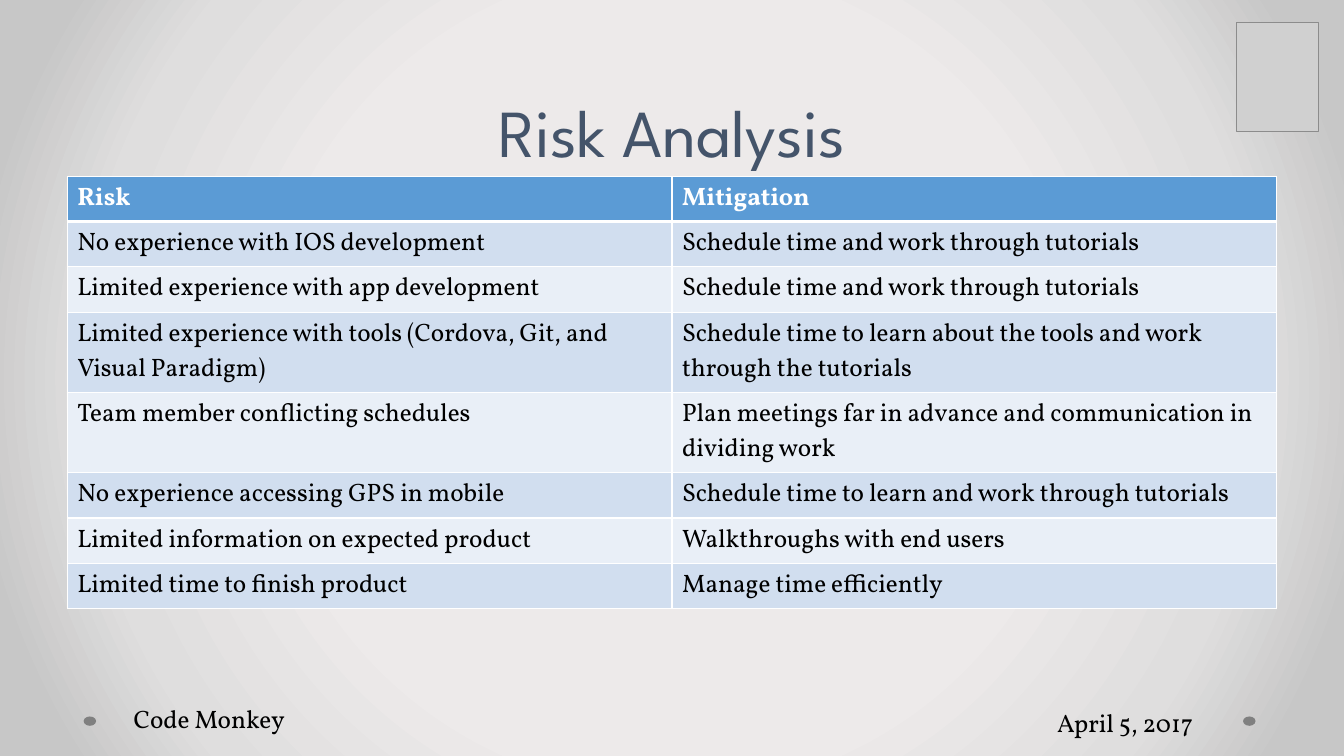
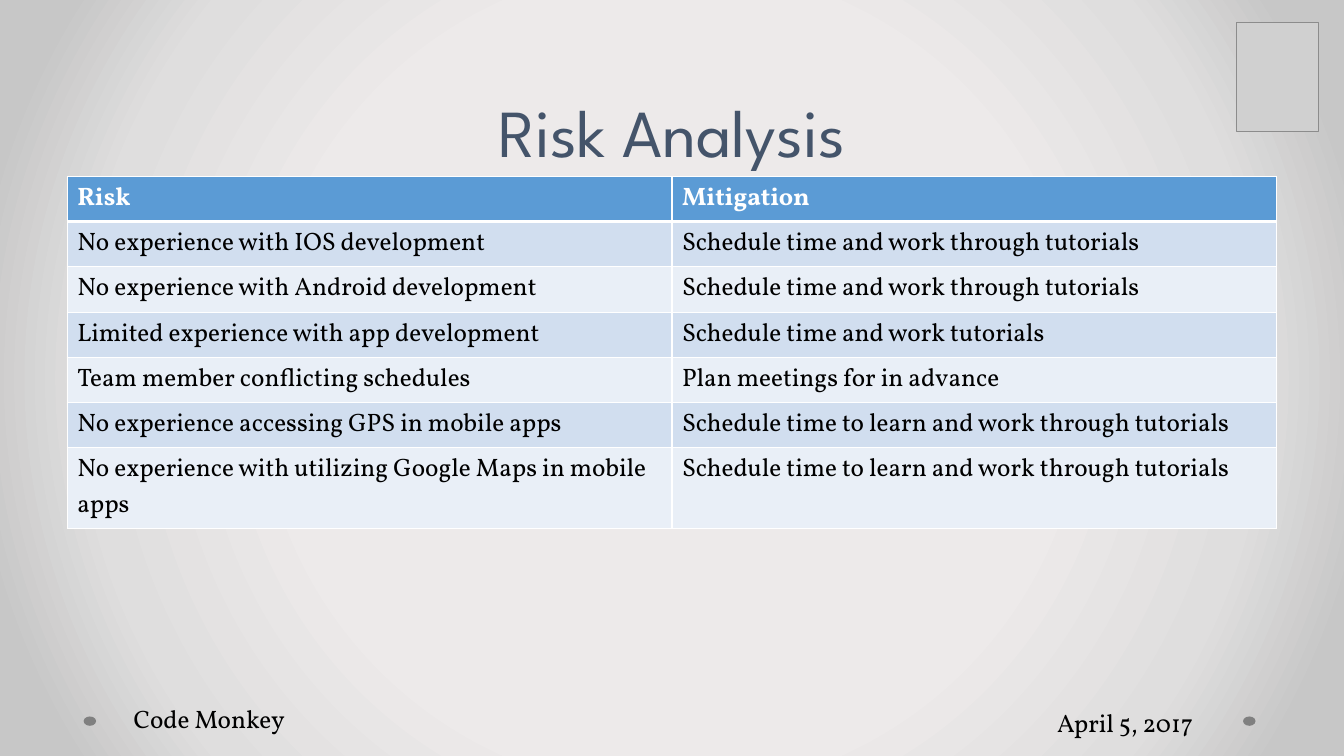
Before and after one commit to falsabhan/D.Eco, a slide deck: slide 6 of Presentation1.pptx. Drawn at 1344x756 pixels with LibreOffice and Linux fonts; fonts in the diff are those of the drawing; grey boxes stand for pictures. Boxes give left, top, right and bottom in pixels: in the first picture for what was removed or moved away, otherwise in the second. Text is boxed around its words. In the diff, an @@ line names an element or a change of style, - is before the commit and + after.

Commit message:
Spring 1 Presentation. We need to update the final slide (plan) and the second to last slide (security risk). Bijan add the updated use case model onto the powerpoint too.

```diff
--- a/Presentation1.pptx
+++ b/Presentation1.pptx
@@ table at bbox=[68, 176, 1277, 522] @@
-row 3: Limited experience with app development | Schedule time and work through tutorials
-row 4: Limited experience with tools (Cordova, Git, and Visual Paradigm) | Schedule time to learn about the tools and work through the tutorials
-row 5: Team member conflicting schedules | Plan meetings far in advance and communication in dividing work
-row 6: No experience accessing GPS in mobile | Schedule time to learn and work through tutorials
-row 7: Limited information on expected product | Walkthroughs with end users
-row 8: Limited time to finish product | Manage time efficiently
+row 3: No experience with Android development | Schedule time and work through tutorials
+row 4: Limited experience with app development | Schedule time and work tutorials
+row 5: Team member conflicting schedules | Plan meetings for in advance
+row 6: No experience accessing GPS in mobile apps | Schedule time to learn and work through tutorials
+row 7: No experience with utilizing Google Maps in mobile apps | Schedule time to learn and work through tutorials
```
Also in this commit, not shown: 7 other slides changed, 6 slides removed, 1 other file.
